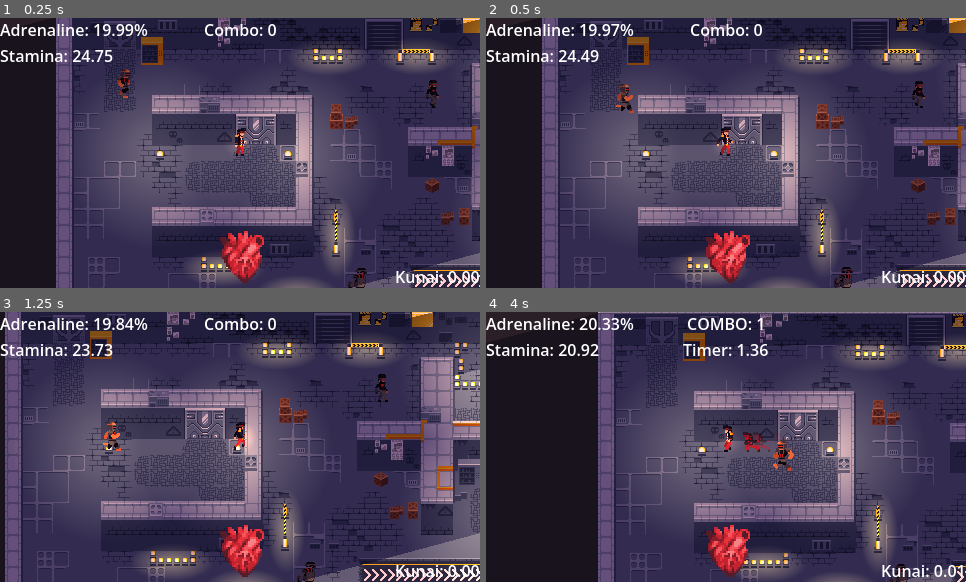
Above: before the commit, frames 1-4 (two rows, left to right).
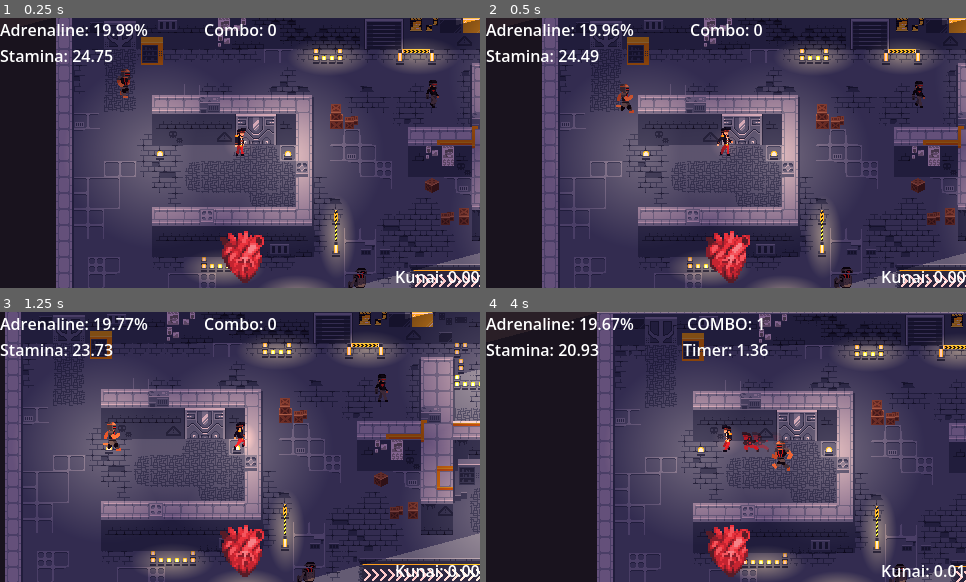
Above: after the commit, the same moments.

Repository: Kapcpa/gmtk-gamejam-2026
Game: Godot game, scene res://scenes/level0.tscn
The game is run twice, just before and just after one commit, with the same random seed, the same clock (stepped at 60 frames per second) and the same inputs. Sound files missing from this copy of the repository are replaced by a short silence.
Inputs (mouse positions are in pixels of both pictures, inside the frame that each line leads up to):
- Up to frame 1 (0.25 s): no input
- Up to frame 2 (0.5 s): no input
- Up to frame 3 (1.25 s): move the mouse to (345, 433) at 0.52 s; hold D (right) from 0.53 s (still down); click (345, 433) at 0.6 s
- Up to frame 4 (4 s): move the mouse to (630, 460) at 1.27 s; release D (right) at 1.28 s; hold S (down) 1.28-2.03 s; tap Space (dash) at 1.35, 3.6 s; move the mouse to (774, 387) at 2.02 s; hold D (right) 2.03-2.78 s; hold Right mouse button (throw) 2.03-2.78 s; move the mouse to (702, 501) at 2.77 s; hold W (up) 2.78-3.53 s; click (702, 501) at 2.85 s; move the mouse to (870, 487) at 3.52 s; hold A (left) from 3.53 s (still down)

Frame 1 is identical in both runs. In frame 2, less than 0.1% of the frame differs, in the area x 26-28%, y 2-7%; in frame 3, 0.1%; in frame 4, 7.8%, in the area x 19-100%, y 0-100%.

Commit message:
further balance

Diff:
--- a/scripts/game_manager.gd
+++ b/scripts/game_manager.gd
@@ -33,7 +33,7 @@
 		if combo_time_left <= 0.0:
 			reset_combo()
 
-	adrenaline -= 5 * delta * (1.0 - stamina_left/stamina_start)
+	adrenaline -= 7 * delta * (1.0 - stamina_left/stamina_start)
 
 	stamina_left = clamp(stamina_left, 0.0, stamina_start)
 	adrenaline = clamp(adrenaline, 0.0, 100.0)
